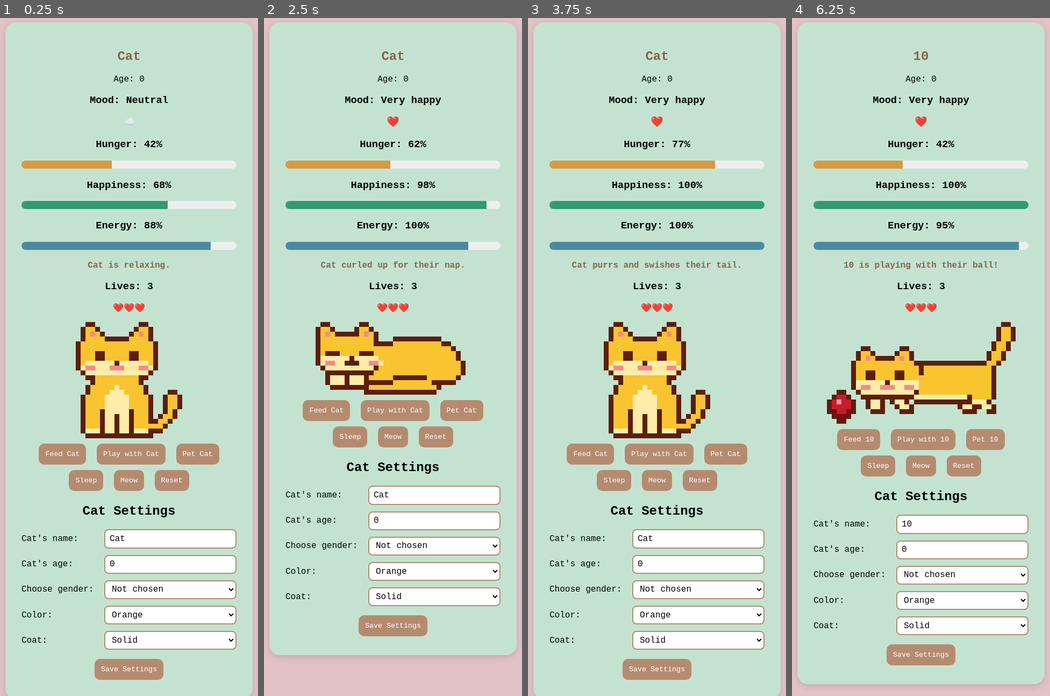
Above: before the commit, frames 1-4 (left to right).
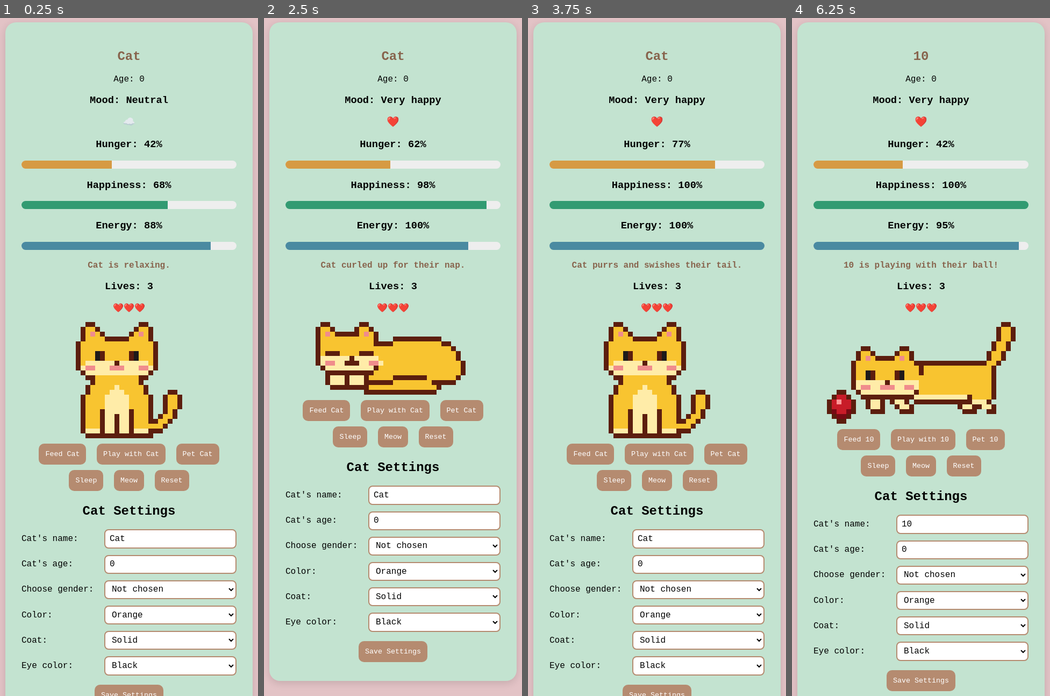
Above: after the commit, the same moments.

Repository: nannaellaraun/cat-game
Game: browser game, page index.html
Two runs of this game, one before a commit and one after it. Both use one fixed random seed, a clock stepped at 60 frames per second and the inputs below.
Inputs (mouse positions are in pixels of both pictures, inside the frame that each line leads up to):
- Up to frame 1 (0.25 s): no input
- Up to frame 2 (2.5 s): click "Play with Cat" at 0.27 s; click "Pet Cat" at 1.27 s; click "Pet Cat" at 1.87 s; click "Sleep" at 2.47 s
- Up to frame 3 (3.75 s): click "Sleep" at 3.07 s; click "Pet Cat" at 3.67 s
- Up to frame 4 (6.25 s): click "Feed Cat" at 4.27 s; click (962, 540) at 4.87 s; type "10" at 4.87 s; tap Enter at 4.9 s; click "Feed 10" at 5.47 s; click "Play with 10" at 6.07 s

The runs differ from the first frame. In frame 1, 2.2% of the frame differs, in the area x 2-98%, y 49-100%; in frame 2, 5.9%, in the area x 2-98%, y 87-98%; in frame 3, 2.2%; in frame 4, 4.0%.

Commit message:
Add eye color choice with heterochromia and blind options
Co-Authored-By: Claude Opus 5.5 <noreply@anthropic.com>

Diff:
--- a/game.js
+++ b/game.js
@@ -38,6 +38,7 @@
     gender: "none",
     color: "orange",
     coat: "solid",
+    eyes: "black",
     ...startingStats("Cat"),
   };
   try {
@@ -205,8 +206,8 @@
   $("message").textContent = cat.message;
   $("lives-value").textContent = cat.lives;
   $("hearts").textContent = "❤️".repeat(cat.lives) + "💔️".repeat(3 - cat.lives);
-  $("cat-image").src = drawCat(chooseImage(moodNames), cat.color, cat.coat);
-  $("game-over-image").src = drawCat("gameOver", cat.color, cat.coat);
+  $("cat-image").src = drawCat(chooseImage(moodNames), cat.color, cat.coat, cat.eyes);
+  $("game-over-image").src = drawCat("gameOver", cat.color, cat.coat, cat.eyes);
 }
 
 // ---------- Wiring up buttons and the settings form ----------
@@ -222,16 +223,18 @@
 ageInput.value = cat.age;
 genderInput.value = cat.gender in PRONOUNS ? cat.gender : "none";
 
-// Fill the Color and Coat dropdowns from the lists in sprites.js.
+// Fill the Color, Coat and Eye color dropdowns from the lists in sprites.js.
 const colorInput = $("color-input");
 const coatInput = $("coat-input");
-for (const [select, options] of [[colorInput, CAT_COLORS], [coatInput, CAT_COATS]]) {
+const eyesInput = $("eyes-input");
+for (const [select, options] of [[colorInput, CAT_COLORS], [coatInput, CAT_COATS], [eyesInput, CAT_EYES]]) {
   for (const [value, info] of Object.entries(options)) {
     select.add(new Option(info.label || info, value));
   }
 }
 colorInput.value = cat.color in CAT_COLORS ? cat.color : "orange";
 coatInput.value = cat.coat in CAT_COATS ? cat.coat : "solid";
+eyesInput.value = cat.eyes in CAT_EYES ? cat.eyes : "black";
 
 $("settings-form").addEventListener("submit", (event) => {
   event.preventDefault(); // stay on the page instead of reloading it
@@ -244,6 +247,7 @@
     cat.gender = genderInput.value in PRONOUNS ? genderInput.value : "none";
     cat.color = colorInput.value in CAT_COLORS ? colorInput.value : "orange";
     cat.coat = coatInput.value in CAT_COATS ? coatInput.value : "solid";
+    cat.eyes = eyesInput.value in CAT_EYES ? eyesInput.value : "black";
     cat.message = "Settings saved!";
   } else {
     cat.message = "Please enter a name and an age from 0 to 30.";
--- a/index.html
+++ b/index.html
@@ -77,6 +77,10 @@
       <label for="coat-input">Coat:</label>
       <select id="coat-input"></select>
     </div>
+    <div class="setting">
+      <label for="eyes-input">Eye color:</label>
+      <select id="eyes-input"></select>
+    </div>
     <button type="submit">Save Settings</button>
   </form>
 
--- a/sprites.js
+++ b/sprites.js
@@ -1,5 +1,6 @@
 // Pixel-art cat sprites, drawn in the browser so the cat can have any color and coat.
-// Letters: K outline, Y fur, O stripes, L light fur (face/belly/paws), E eyes, C closed/X eyes,
+// Letters: K outline, Y fur, O stripes, L light fur (face/belly/paws), E/F iris of the left/right
+// eye, D pupil, C closed/X eyes,
 // P pink, B tear, R/r/w ball and anger mark. Regions are [x0, y0, x1, y1] boxes used by
 // coats like Colorpoint and Van.
 
@@ -12,8 +13,8 @@
       ".KYYYYKKKKKYYYYK......",
       "KYYYYYOYYYOYYYYYK.....",
       "KYYYYYYOYOYYYYYYK.....",
-      "KYYYEEYYYYYEEYYYK.....",
-      "KYYYEEYYYYYEEYYYK.....",
+      "KYYYEDYYYYYDFYYYK.....",
+      "KYYYEDYYYYYDFYYYK.....",
       "KYLLLLLLKLLLLLLYK.....",
       "KLPPLLLPPPLLLPPLK.....",
       ".KLLLLLLLLLLLLLK......",
@@ -42,7 +43,7 @@
       "KYYYYYOYYYOYYYYYK.R.R.",
       "KYYKKYYOYOYYKKYYK.....",
       "KYYYYKKYYYKKYYYYK.....",
-      "KYYYEEYYYYYEEYYYK.....",
+      "KYYYEDYYYYYDFYYYK.....",
       "KYLLLLLLPLLLLLLYK.....",
       "KLLLLLLKKKLLLLLLK.....",
       ".KLLLLKLLLKLLLLK......",
@@ -74,8 +75,8 @@
       "......KYPYKKKKYPYK...............KYOK..",
       ".....KYYYYOYYOYYYYKKKKKKKKKKKKKKKYYK...",
       ".....KYYYYYOOYYYYYYKYYOYYYOYYYOYYYK....",
-      ".....KYYEEYYYYEEYYYKYOYYYOYYYOYYYYK....",
-      ".....KYYEEYYYYEEYYYYYYYYOYYYOYYYOYK....",
+      ".....KYYEDYYYYDFYYYKYOYYYOYYYOYYYYK....",
+      ".....KYYEDYYYYDFYYYYYYYYOYYYOYYYOYK....",
       ".....KLLLLLLKLLLLLLYYOYYYYYYYYYYYYK....",
       ".....KLPPLLPPPLLPPLYYYYYOYYYOYYYOYK....",
       "..KK..KLLLLLLLLLLLKYYYYYYYYYYYYYYYK....",
@@ -103,8 +104,8 @@
       "..KYYYYOYOYYYYK.........KYK..",
       ".KYYYYYYOYYYYYYK........KYK..",
       ".KYKKKYYYYYKKKYK........KYK..",
-      ".KYYYEYYYYYEYYYK.......KYK...",
-      ".KYBYEYYYYYEYYYKKKKKKKKKKK...",
+      ".KYYYEYYYYYFYYYK.......KYK...",
+      ".KYBYDYYYYYDYYYKKKKKKKKKKK...",
       ".KLBLLLLKLLLLLLYYYOYYYOYYK...",
       ".KLPPLLLPLLLLPPKYOYYYOYYYK...",
       "..KLLLLLKLLLLLKYYYYOYYYOYK...",
@@ -163,14 +164,14 @@
 // ---------- Colors and coats ----------
 
 // fur: main color, dark: stripes/shading, light: face and belly, outline: edges,
-// eyes: open eyes, closedEyes: sleeping eyes and the X eyes on game over.
+// closedEyes: sleeping eyes and the X eyes on game over.
 const CAT_COLORS = {
-  orange: { label: "Orange", fur: "#f8c430", dark: "#e08018", light: "#ffeca8", outline: "#5c1e0e", eyes: "#5c1e0e", closedEyes: "#5c1e0e" },
-  gray:   { label: "Gray",   fur: "#a9a9b6", dark: "#7a7a8c", light: "#e4e4ec", outline: "#2f2f3a", eyes: "#2f2f3a", closedEyes: "#2f2f3a" },
-  black:  { label: "Black",  fur: "#3c3c46", dark: "#26262e", light: "#6a6a78", outline: "#111116", eyes: "#e8d040", closedEyes: "#9a9aa8" },
-  white:  { label: "White",  fur: "#f4f4f4", dark: "#d6d6de", light: "#ffffff", outline: "#4a3a3a", eyes: "#4a3a3a", closedEyes: "#4a3a3a" },
-  beige:  { label: "Beige",  fur: "#e8d0a8", dark: "#c8a674", light: "#fff4e0", outline: "#5c3e22", eyes: "#5c3e22", closedEyes: "#5c3e22" },
-  brown:  { label: "Brown",  fur: "#9c6438", dark: "#6e4020", light: "#e0b890", outline: "#3a1a0a", eyes: "#3a1a0a", closedEyes: "#3a1a0a" },
+  orange: { label: "Orange", fur: "#f8c430", dark: "#e08018", light: "#ffeca8", outline: "#5c1e0e", closedEyes: "#5c1e0e" },
+  gray:   { label: "Gray",   fur: "#a9a9b6", dark: "#7a7a8c", light: "#e4e4ec", outline: "#2f2f3a", closedEyes: "#2f2f3a" },
+  black:  { label: "Black",  fur: "#3c3c46", dark: "#26262e", light: "#6a6a78", outline: "#111116", closedEyes: "#9a9aa8" },
+  white:  { label: "White",  fur: "#f4f4f4", dark: "#d6d6de", light: "#ffffff", outline: "#4a3a3a", closedEyes: "#4a3a3a" },
+  beige:  { label: "Beige",  fur: "#e8d0a8", dark: "#c8a674", light: "#fff4e0", outline: "#5c3e22", closedEyes: "#5c3e22" },
+  brown:  { label: "Brown",  fur: "#9c6438", dark: "#6e4020", light: "#e0b890", outline: "#3a1a0a", closedEyes: "#3a1a0a" },
 };
 
 const CAT_COATS = {
@@ -182,6 +183,50 @@
   calico: "Calico",
   colorpoint: "Colorpoint (Siamese)",
   van: "Van",
+};
+
+// Eye colors: left and right are the eyes on the viewer's left and right.
+// pupil is optional; without it the pupil uses the cat's outline color.
+const EYE_HUES = {
+  darkBlue: "#1f4fa8",
+  blue: "#3c8ce6",
+  lightBlue: "#9ccff5",
+  darkBrown: "#5a3418",
+  brown: "#8a5a2b",
+  lightBrown: "#c0915a",
+  black: "#1e1a1a",
+  grey: "#8c8c96",
+  lightPink: "#f5b8c8",
+  darkGreen: "#2f7a32",
+  green: "#4caf50",
+  lightGreen: "#a5e08a",
+  amber: "#e0961c",
+  yellow: "#f2d530",
+};
+
+const CAT_EYES = {
+  black: { label: "Black", left: EYE_HUES.black, right: EYE_HUES.black },
+  darkBlue: { label: "Dark blue", left: EYE_HUES.darkBlue, right: EYE_HUES.darkBlue },
+  blue: { label: "Blue", left: EYE_HUES.blue, right: EYE_HUES.blue },
+  lightBlue: { label: "Light blue", left: EYE_HUES.lightBlue, right: EYE_HUES.lightBlue },
+  darkBrown: { label: "Dark brown", left: EYE_HUES.darkBrown, right: EYE_HUES.darkBrown },
+  brown: { label: "Brown", left: EYE_HUES.brown, right: EYE_HUES.brown },
+  lightBrown: { label: "Light brown", left: EYE_HUES.lightBrown, right: EYE_HUES.lightBrown },
+  grey: { label: "Grey", left: EYE_HUES.grey, right: EYE_HUES.grey },
+  lightPink: { label: "Light pink", left: EYE_HUES.lightPink, right: EYE_HUES.lightPink },
+  darkGreen: { label: "Dark green", left: EYE_HUES.darkGreen, right: EYE_HUES.darkGreen },
+  green: { label: "Green", left: EYE_HUES.green, right: EYE_HUES.green },
+  lightGreen: { label: "Light green", left: EYE_HUES.lightGreen, right: EYE_HUES.lightGreen },
+  amber: { label: "Amber", left: EYE_HUES.amber, right: EYE_HUES.amber },
+  yellow: { label: "Yellow", left: EYE_HUES.yellow, right: EYE_HUES.yellow },
+  blueBrown: { label: "Heterochromia (blue + brown)", left: EYE_HUES.blue, right: EYE_HUES.brown },
+  blueYellow: { label: "Heterochromia (blue + yellow)", left: EYE_HUES.blue, right: EYE_HUES.yellow },
+  blueGreen: { label: "Heterochromia (blue + green)", left: EYE_HUES.blue, right: EYE_HUES.green },
+  brownGreen: { label: "Heterochromia (brown + green)", left: EYE_HUES.brown, right: EYE_HUES.green },
+  brownYellow: { label: "Heterochromia (brown + yellow)", left: EYE_HUES.brown, right: EYE_HUES.yellow },
+  yellowGreen: { label: "Heterochromia (yellow + green)", left: EYE_HUES.yellow, right: EYE_HUES.green },
+  // Blind eyes are cloudy and pale, with only a faint pupil.
+  blind: { label: "Blind (cloudy)", left: "#dde8f0", right: "#dde8f0", pupil: "#c2d2de" },
 };
 
 // Colors that never change with the cat's color.
@@ -259,14 +304,15 @@
 
 const spriteCache = {};
 
-// Returns an image URL of the sprite in the given color and coat.
-function drawCat(spriteName, colorName, coatName) {
-  const key = spriteName + "/" + colorName + "/" + coatName;
+// Returns an image URL of the sprite in the given color, coat and eye color.
+function drawCat(spriteName, colorName, coatName, eyesName) {
+  const key = [spriteName, colorName, coatName, eyesName].join("/");
   if (spriteCache[key]) return spriteCache[key];
 
   const sprite = SPRITES[spriteName];
   const color = CAT_COLORS[colorName] || CAT_COLORS.orange;
   const coat = coatName in CAT_COATS ? coatName : "solid";
+  const eyes = CAT_EYES[eyesName] || CAT_EYES.black;
 
   const canvas = document.createElement("canvas");
   canvas.width = sprite.art[0].length * SCALE;
@@ -278,7 +324,9 @@
       let fill;
       if (letter === ".") return;
       else if (letter === "K") fill = color.outline;
-      else if (letter === "E") fill = color.eyes;
+      else if (letter === "E") fill = eyes.left;
+      else if (letter === "F") fill = eyes.right;
+      else if (letter === "D") fill = eyes.pupil || color.outline;
       else if (letter === "C") fill = color.closedEyes;
       else if ("YOL".includes(letter)) fill = furColor(letter, x, y, color, coat, sprite.regions);
       else fill = FIXED_COLORS[letter];
